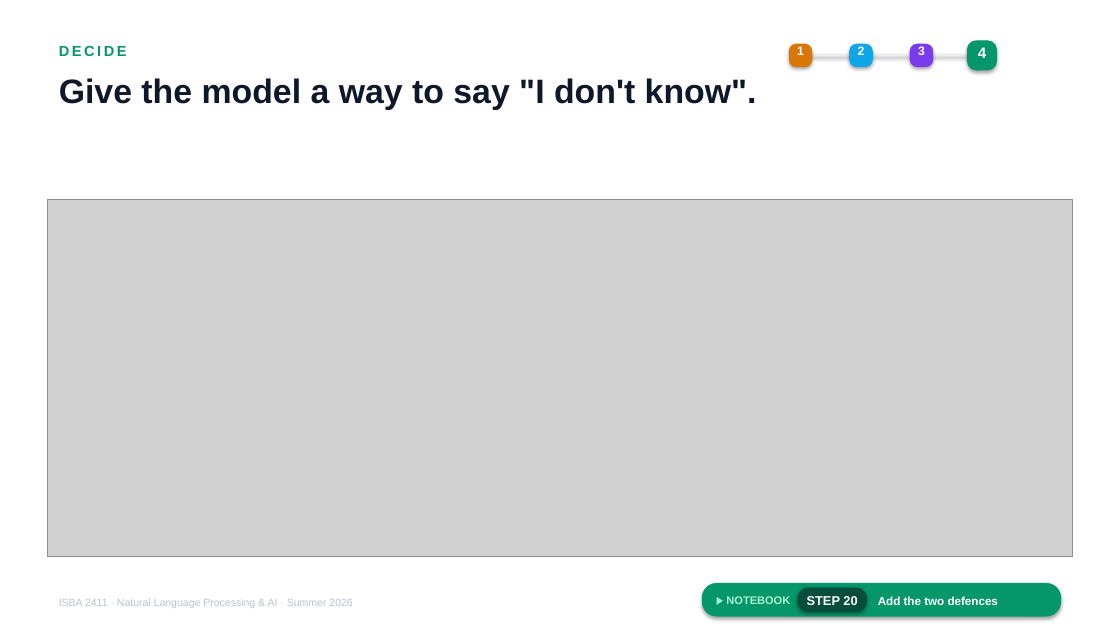
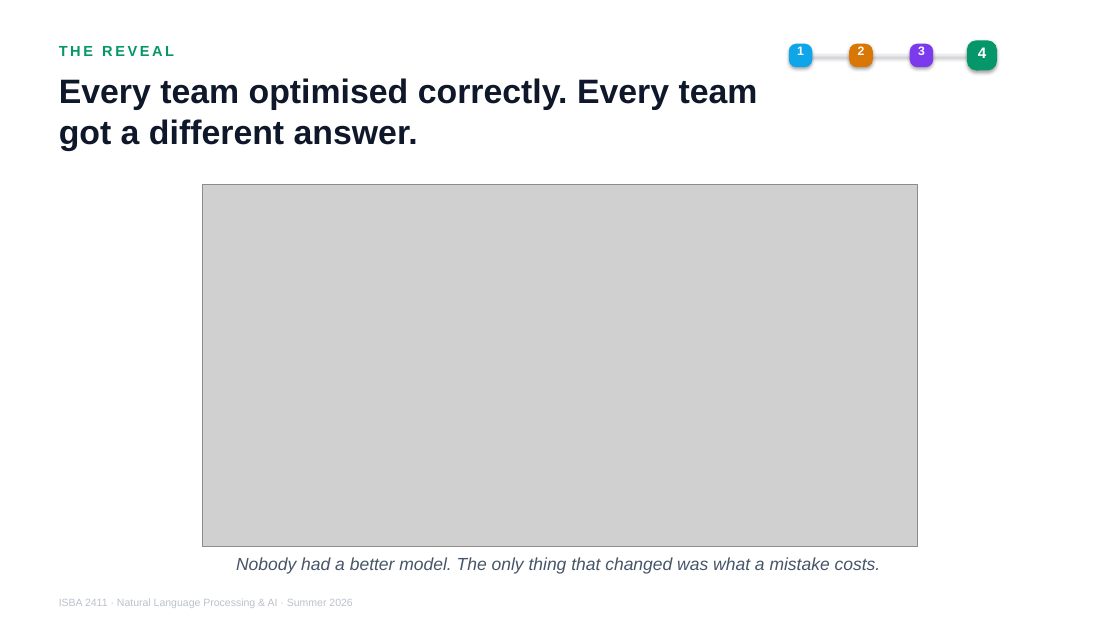
Before and after one commit to JulesMalin/isba2411-nlp, a slide deck: slide 18 of Week 7/L13_Support_Copilot.pptx (slide 21 before the commit). Drawn at 1120x630 pixels with LibreOffice and Linux fonts; fonts in the diff are those of the drawing; grey boxes stand for pictures. Boxes give left, top, right and bottom in pixels: in the first picture for what was removed or moved away, otherwise in the second. Text is boxed around its words. In the diff, an @@ line names an element or a change of style, - is before the commit and + after.

```diff
--- a/Week 7/L13_Support_Copilot.pptx
+++ b/Week 7/L13_Support_Copilot.pptx
@@ text at box(59, 46, 174, 56): text changed @@
-DECIDE
+THE REVEAL
@@ rounded rectangle at box(789, 44, 812, 67): fill #D97706 to #0EA5E9 @@
@@ rounded rectangle at box(849, 44, 873, 67): fill #0EA5E9 to #D97706 @@
@@ text at box(59, 78, 758, 151): text changed @@
-Give the model a way to say "I don't know".
+Every team optimised correctly. Every team got a different answer.
@@ picture: place and size @@
-picture at box(48, 200, 1073, 556)
+picture at box(202, 185, 917, 546)
@@ text added at box(236, 557, 881, 574), 15 pt, text #475569, italic @@
+Nobody had a better model. The only thing that changed was what a mistake costs.
@@ rounded rectangle removed at box(702, 583, 1062, 617) @@
@@ text removed at box(726, 596, 790, 604) @@
-▶ NOTEBOOK
@@ rounded rectangle removed at box(797, 588, 866, 613) @@
@@ text removed at box(807, 596, 857, 605) @@
-STEP 20
@@ text removed at box(878, 596, 998, 605) @@
-Add the two defences
```
Also in this commit, not shown: 12 other slides changed, 1 slide added, 5 slides removed.
